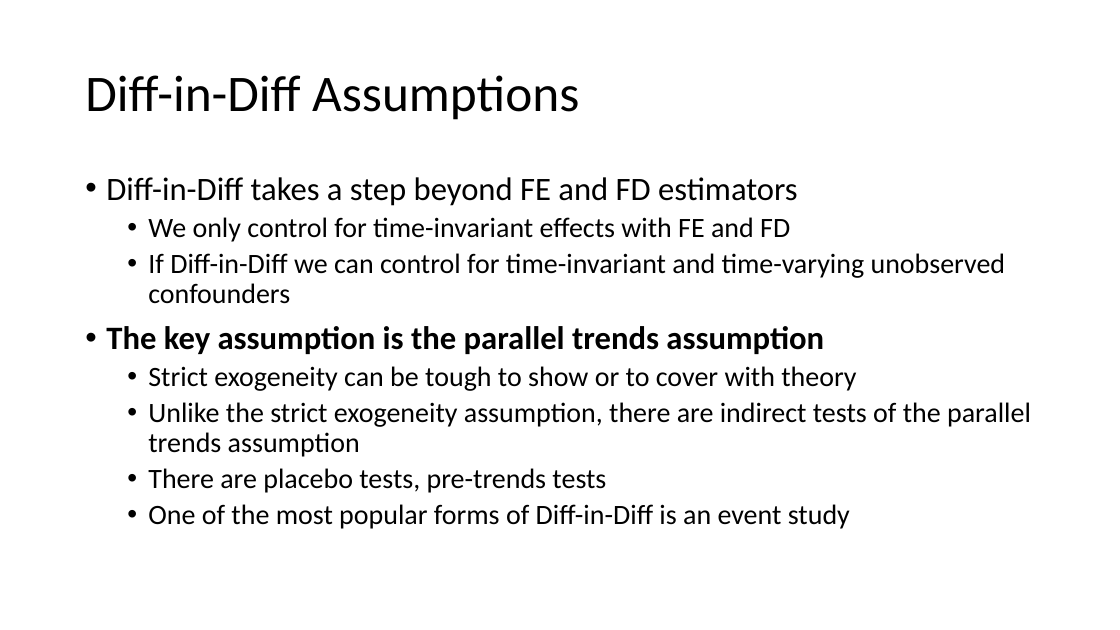
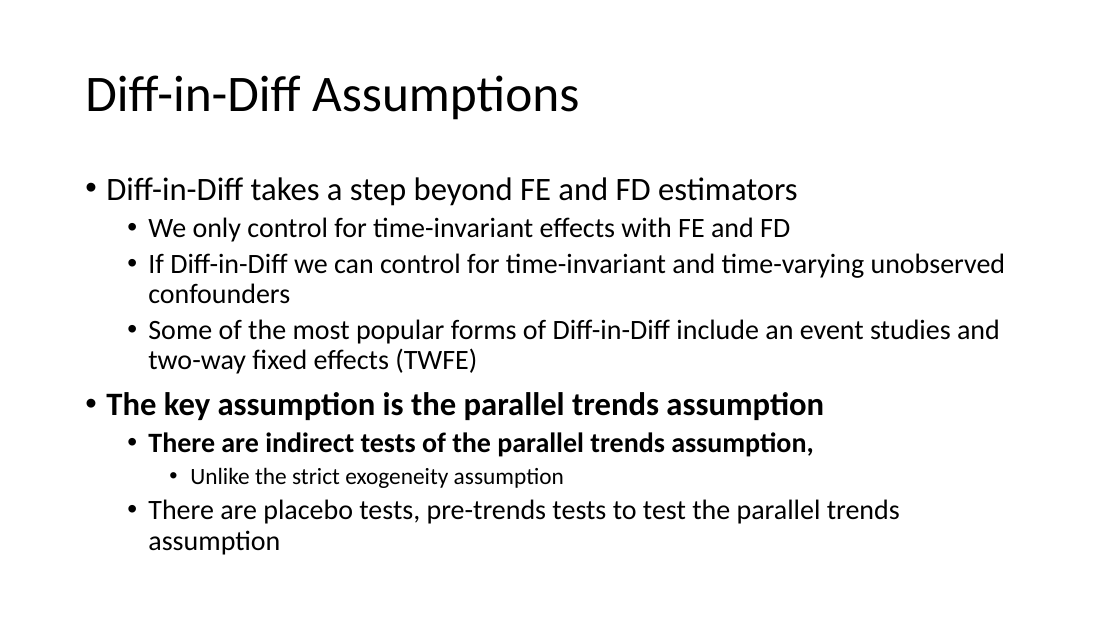
Before and after one commit to rowesamuel/Econ645, a slide deck: slide 35 of Slides/Week_5_Natural_Exp_DD.pptx (slide 37 before the commit). Drawn at 1120x630 pixels with LibreOffice and Linux fonts; fonts in the diff are those of the drawing. Boxes give left, top, right and bottom in pixels: in the first picture for what was removed or moved away, otherwise in the second. Text is boxed around its words. In the diff, an @@ line names an element or a change of style, - is before the commit and + after.

```diff
--- a/Slides/Week_5_Natural_Exp_DD.pptx
+++ b/Slides/Week_5_Natural_Exp_DD.pptx
@@ text at bbox=[148, 319, 1000, 374]: paragraph added @@
+  • Some of the most popular forms of Diff-in-Diff include an event studies and two-way fixed effects (TWFE)
@@ text at bbox=[148, 432, 900, 555]: text changed @@
-  • Strict exogeneity can be tough to show or to cover with theory
-  • Unlike the strict exogeneity assumption, there are indirect tests of the parallel trends assumption
-  • There are placebo tests, pre-trends tests
-  • One of the most popular forms of Diff-in-Diff is an event study
+  • There are indirect tests of the parallel trends assumption,
+    • Unlike the strict exogeneity assumption
+  • There are placebo tests, pre-trends tests to test the parallel trends assumption
```
Also in this commit, not shown: 8 other slides changed, 1 slide added, 3 other files.
